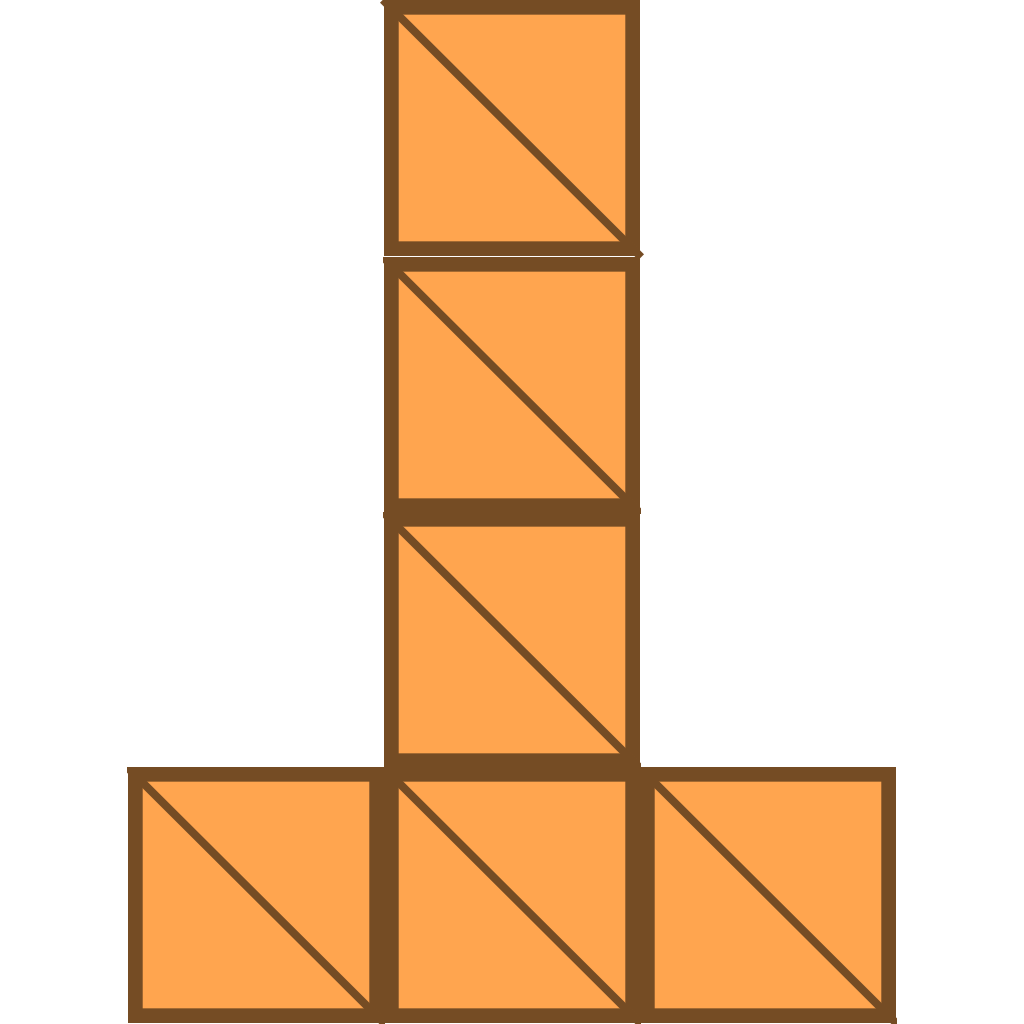
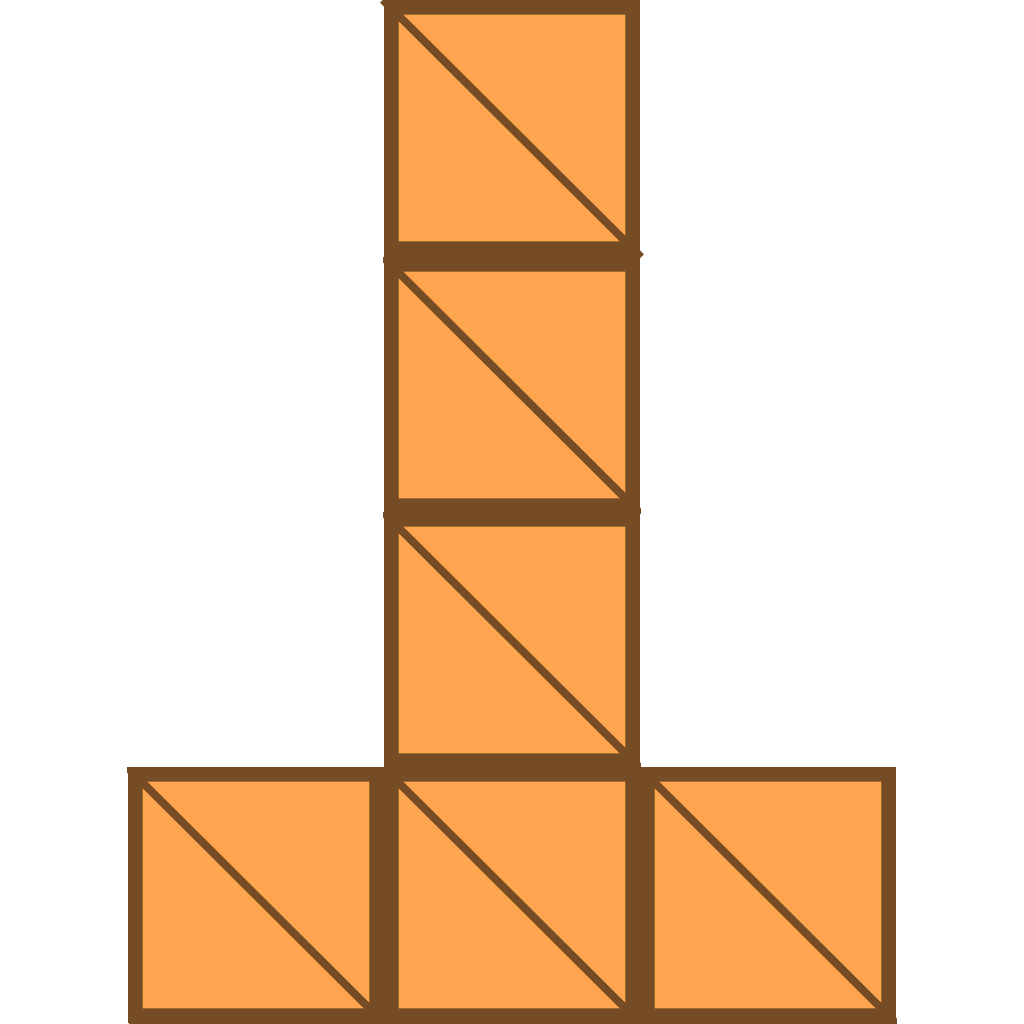
Layer changes from the first 1024×1024 image to the second:
painted on "Layer 5" over [129, 256, 892, 1024]
